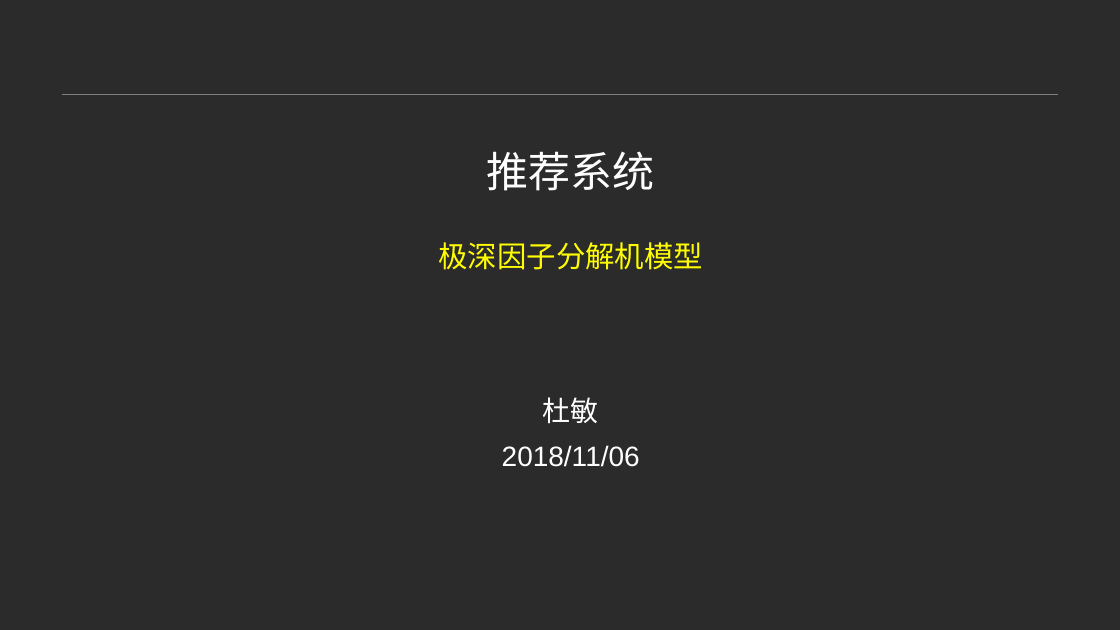
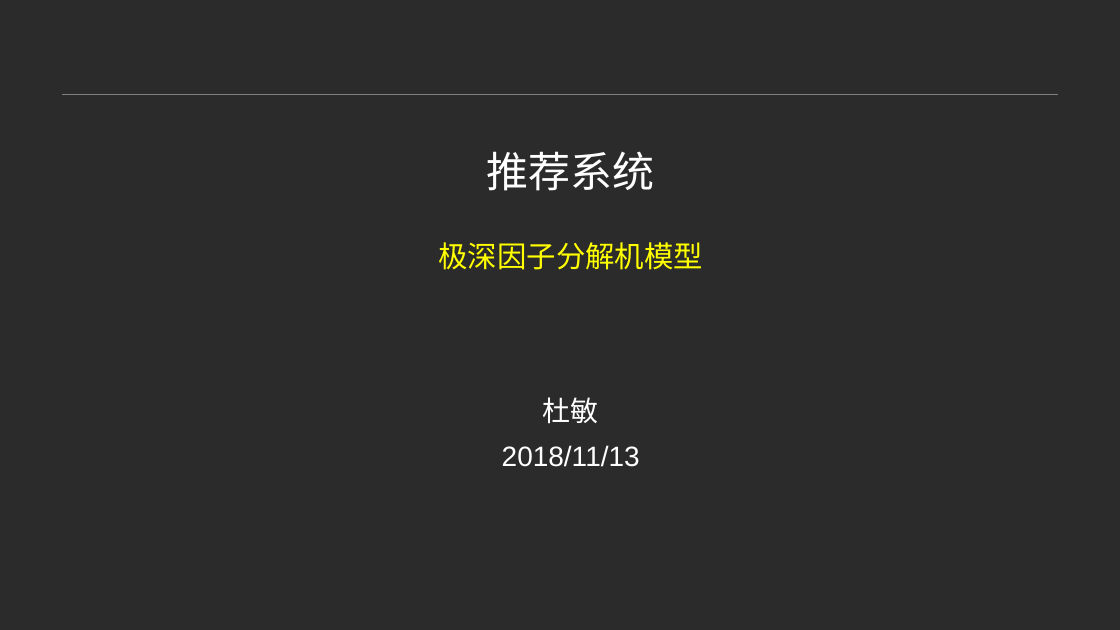
Before and after one commit to Leo-Yangren/RecommendationSystem, a slide deck: slide 1 of 小组会议20181113.pptx. Drawn at 1120x630 pixels with LibreOffice and Linux fonts; fonts in the diff are those of the drawing; background and template pictures are left out; a plain dark background stands for a picture behind light text. Boxes give left, top, right and bottom in pixels: in the first picture for what was removed or moved away, otherwise in the second. Text is boxed around its words. In the diff, an @@ line names an element or a change of style, - is before the commit and + after.

```diff
--- a/小组会议20181113.pptx
+++ b/小组会议20181113.pptx
@@ text at (x1=502, y1=445, x2=640, y2=467): text changed @@
-2018/11/06
+2018/11/13
```
Also in this commit, not shown: 3 other files.
